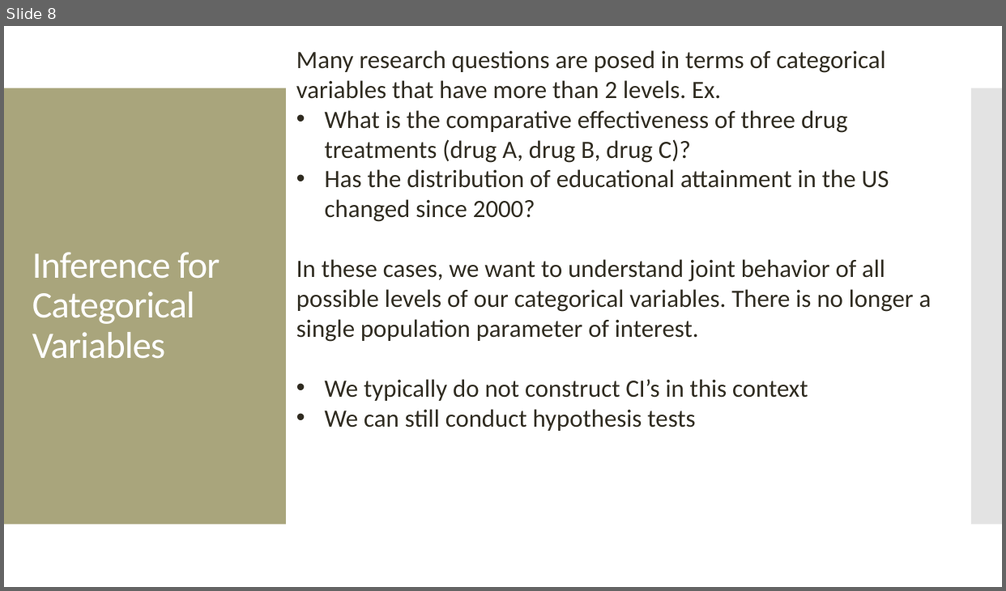
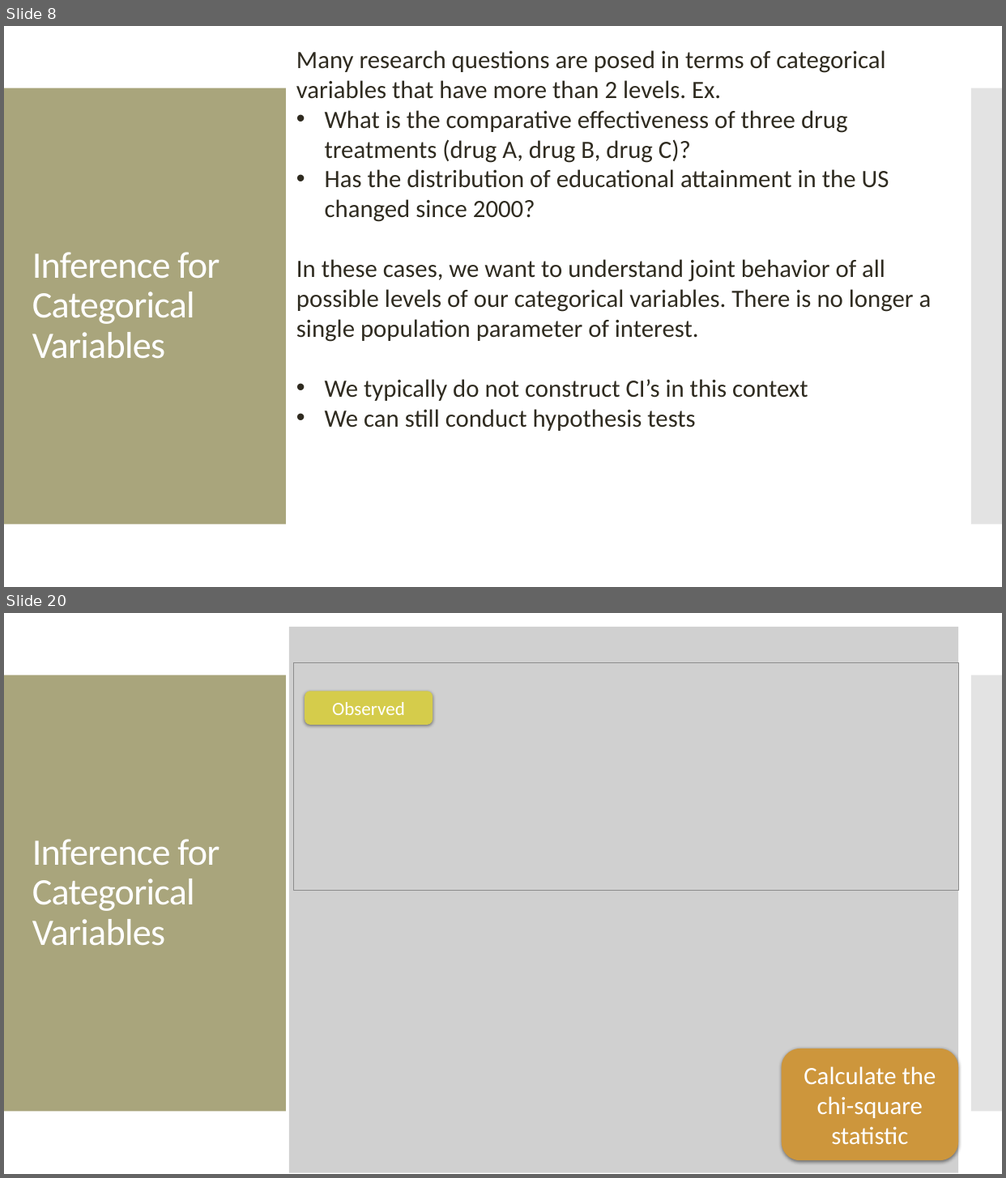
Before and after one commit to amosca01/MATH108-S24, a slide deck: slides/12-categorical-inference-pt2.pptx. Shown one above the other, each under a label of ours: slide 8 before the commit, slides 8 and 20 after it; the slides between them are not shown. The pictures are 1006x591 and 1006x1178 pixels, drawn with LibreOffice and Linux fonts; fonts in the diff are those of the drawing; grey boxes stand for pictures. Boxes give left, top, right and bottom in pixels: in the first picture for what was removed or moved away, otherwise in the second. Text is boxed around its words. In the diff, an @@ line names an element or a change of style, - is before the commit and + after.

```diff
--- a/slides/12-categorical-inference-pt2.pptx
+++ b/slides/12-categorical-inference-pt2.pptx
@@ slide 20 added at [4, 613, 1002, 1174], background #FFFFFF; not listed: 2 template elements that a slide beside it also shows @@
@@ picture added at [289, 627, 958, 1173] @@
@@ picture added at [294, 662, 958, 891] @@
@@ rounded rectangle added at [305, 691, 433, 725], fill #D6CC4B, 18 pt, text #FFFFFF @@
+Observed
@@ title added at [32, 839, 219, 946], 36 pt, text #FFFFFF @@
+Inference for Categorical Variables
@@ rounded rectangle added at [782, 1049, 958, 1161], fill #CE963C, 24 pt, text #FFFFFF @@
+Calculate the chi-square statistic
```
Also in this commit, not shown: 1 slide changed, 16 other slides added, 8 other files.
